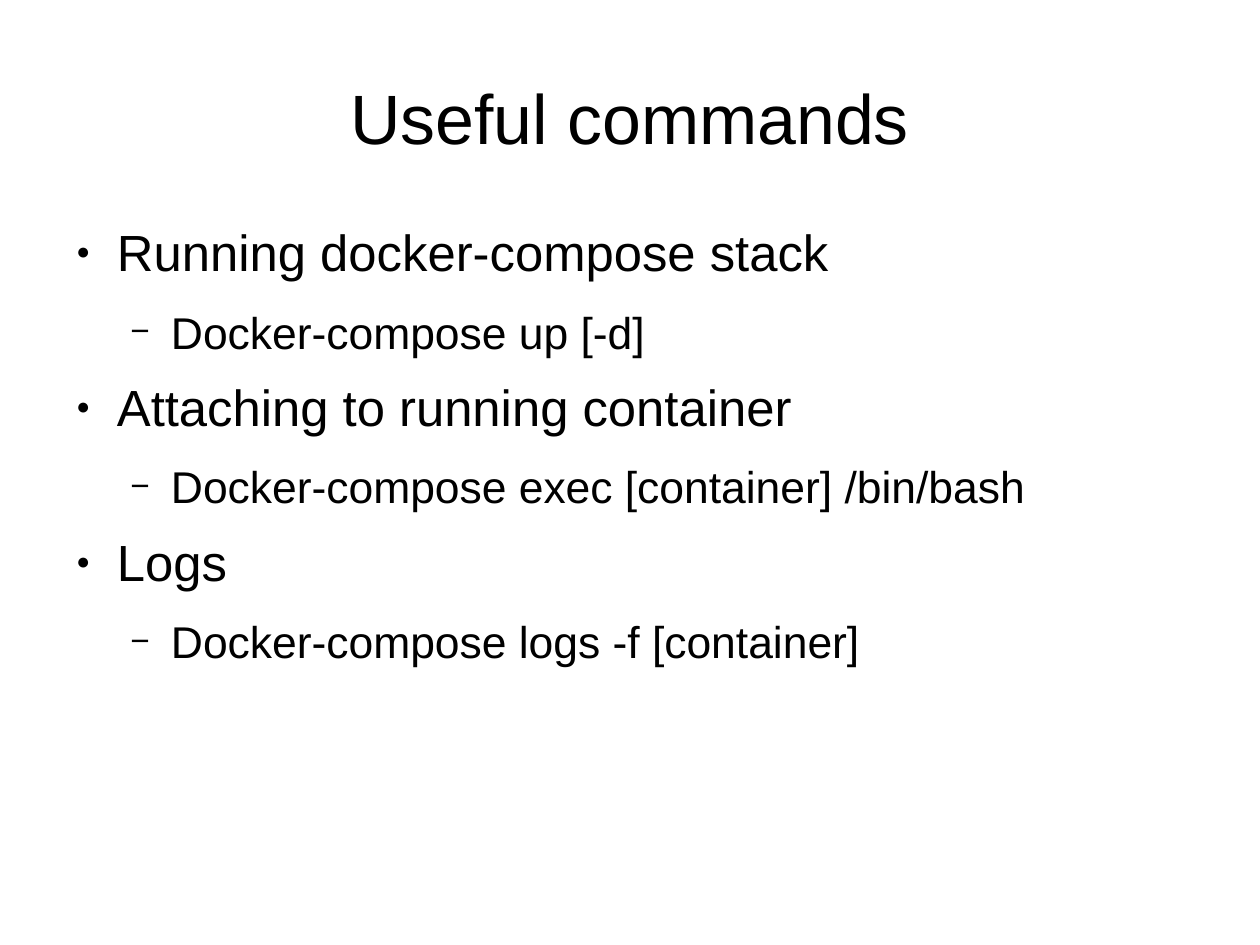
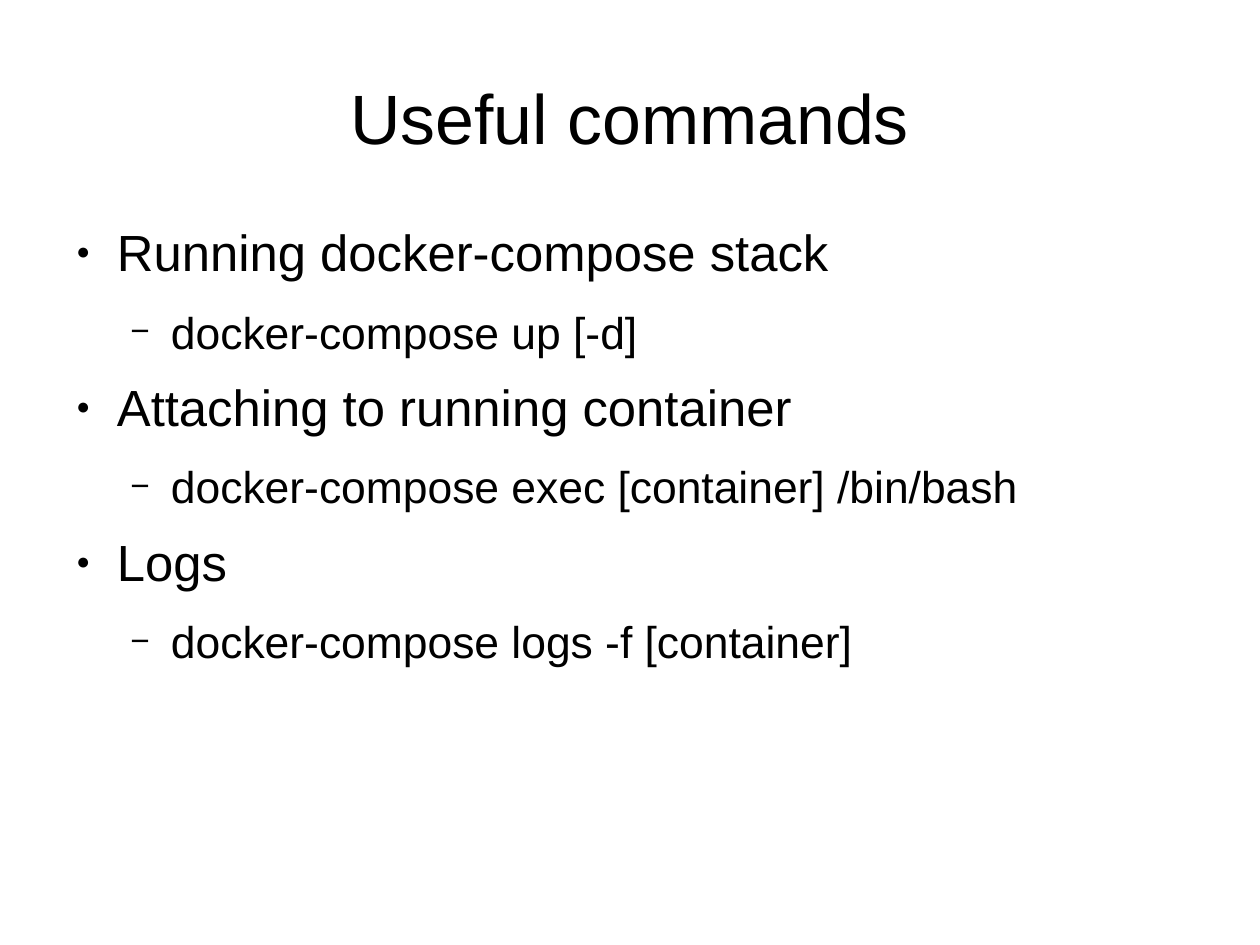
Before and after one commit to okapusta/docker-example, a slide deck: slide 32 of doc/docker.odp. Drawn at 1260x945 pixels with LibreOffice and Linux fonts; fonts in the diff are those of the drawing. Boxes give left, top, right and bottom in pixels: in the first picture for what was removed or moved away, otherwise in the second. Text is boxed around its words. In the diff, an @@ line names an element or a change of style, - is before the commit and + after.

Commit message:
Downcase docker-compose

```diff
--- a/doc/docker.odp
+++ b/doc/docker.odp
@@ text at (x1=171, y1=316, x2=637, y2=358): text changed @@
-  − Docker-compose up [-d]
+  − docker-compose up [-d]
@@ text at (x1=171, y1=470, x2=1017, y2=513): text changed @@
-  − Docker-compose exec [container] /bin/bash
+  − docker-compose exec [container] /bin/bash
@@ text at (x1=171, y1=625, x2=852, y2=668): text changed @@
-  − Docker-compose logs -f [container]
+  − docker-compose logs -f [container]
```
